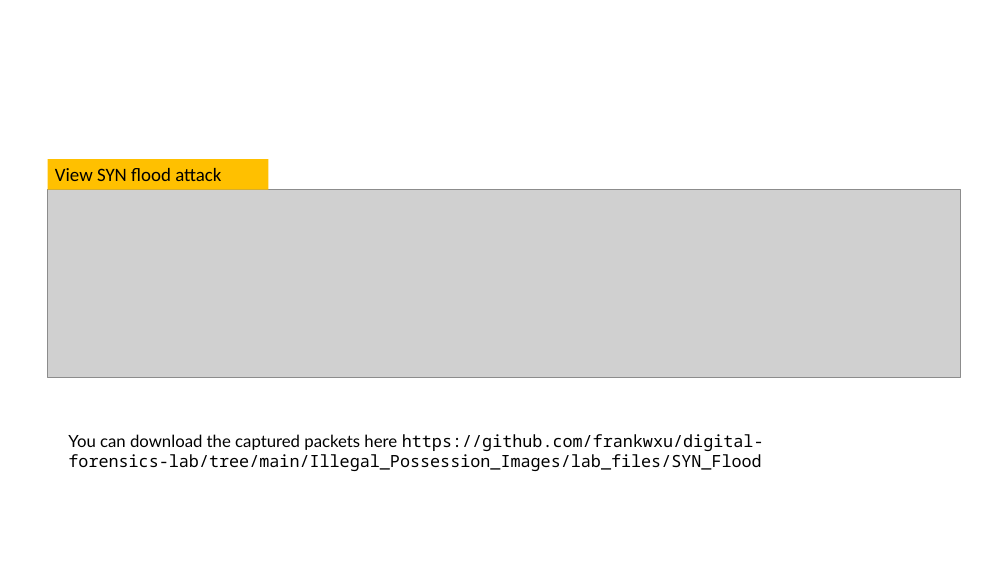
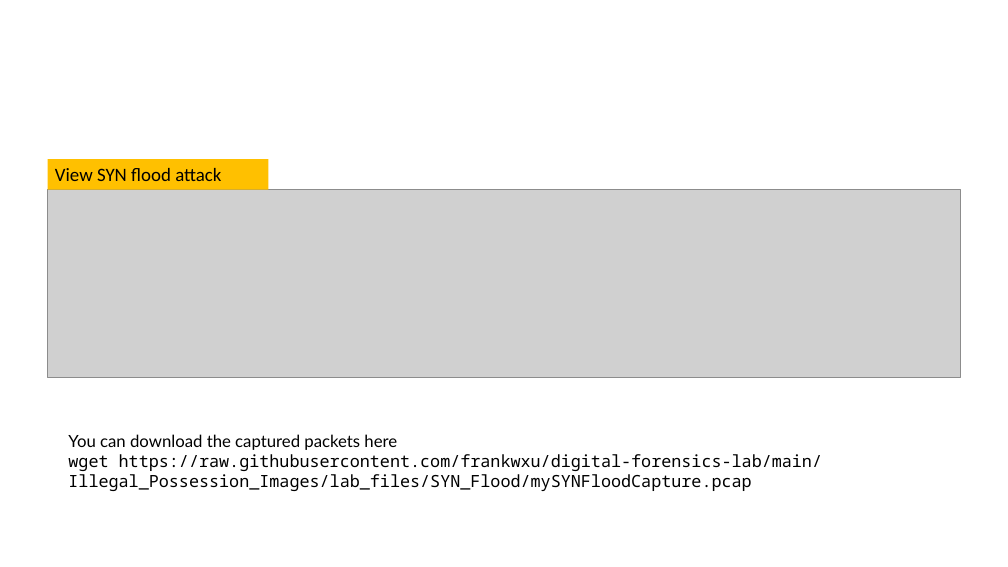
Before and after one commit to frankwxu/digital-forensics-lab, a slide deck: slide 12 of Illegal_Possession_Images/HTTP_tshark_Forensics_1_SYN_Flood.pptx. Drawn at 1008x567 pixels with LibreOffice and Linux fonts; fonts in the diff are those of the drawing; grey boxes stand for pictures; background and template pictures are left out. Boxes give left, top, right and bottom in pixels: in the first picture for what was removed or moved away, otherwise in the second. Text is boxed around its words. In the diff, an @@ line names an element or a change of style, - is before the commit and + after.

```diff
--- a/Illegal_Possession_Images/HTTP_tshark_Forensics_1_SYN_Flood.pptx
+++ b/Illegal_Possession_Images/HTTP_tshark_Forensics_1_SYN_Flood.pptx
@@ text at <box>68,434,822,491</box>: text changed @@
-You can download the captured packets here https://github.com/frankwxu/digital-forensics-lab/tree/main/Illegal_Possession_Images/lab_files/SYN_Flood
+You can download the captured packets here
+wget https://raw.githubusercontent.com/frankwxu/digital-forensics-lab/main/Illegal_Possession_Images/lab_files/SYN_Flood/mySYNFloodCapture.pcap
```
Also in this commit, not shown: 1 other slide changed.
